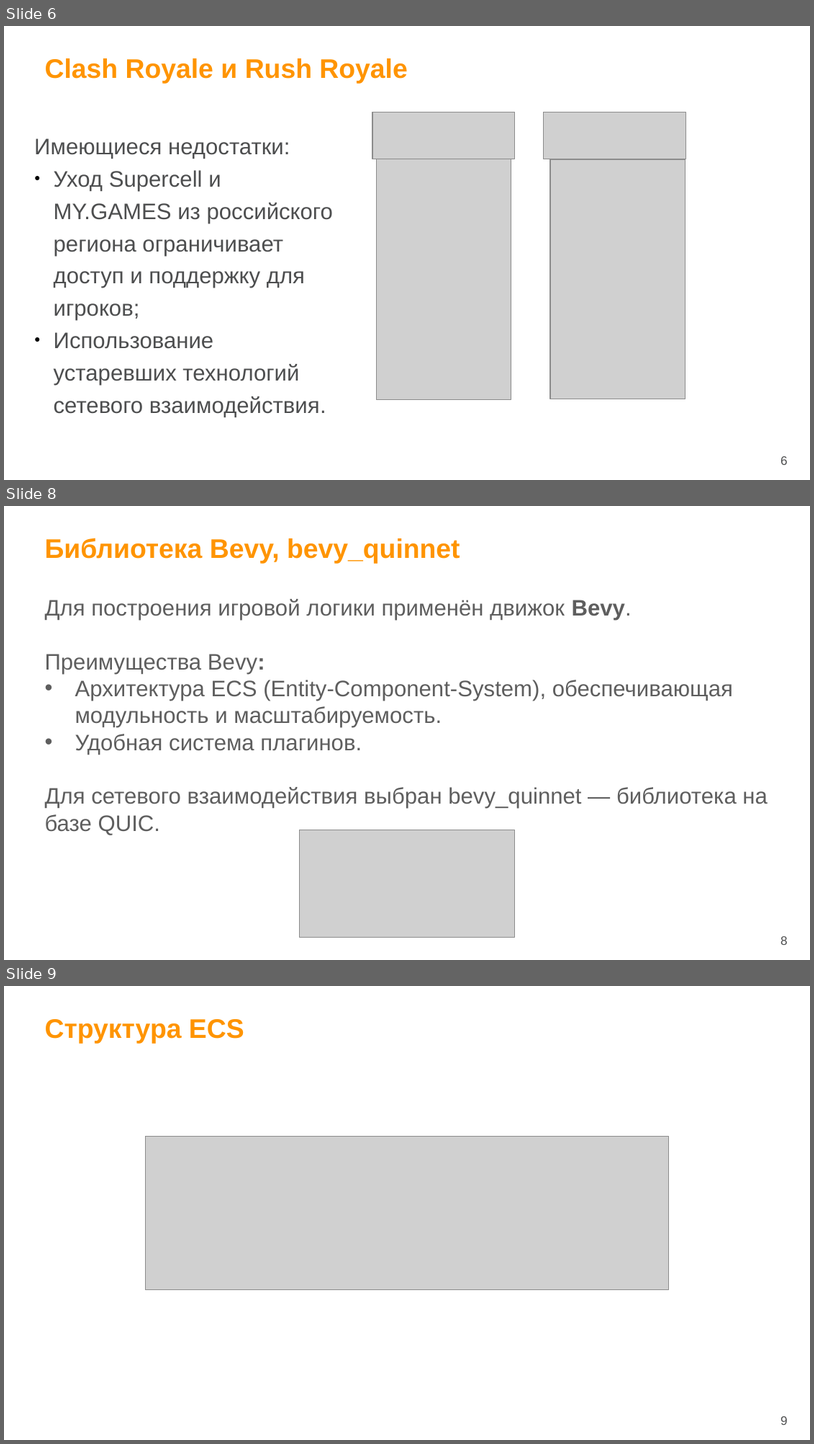
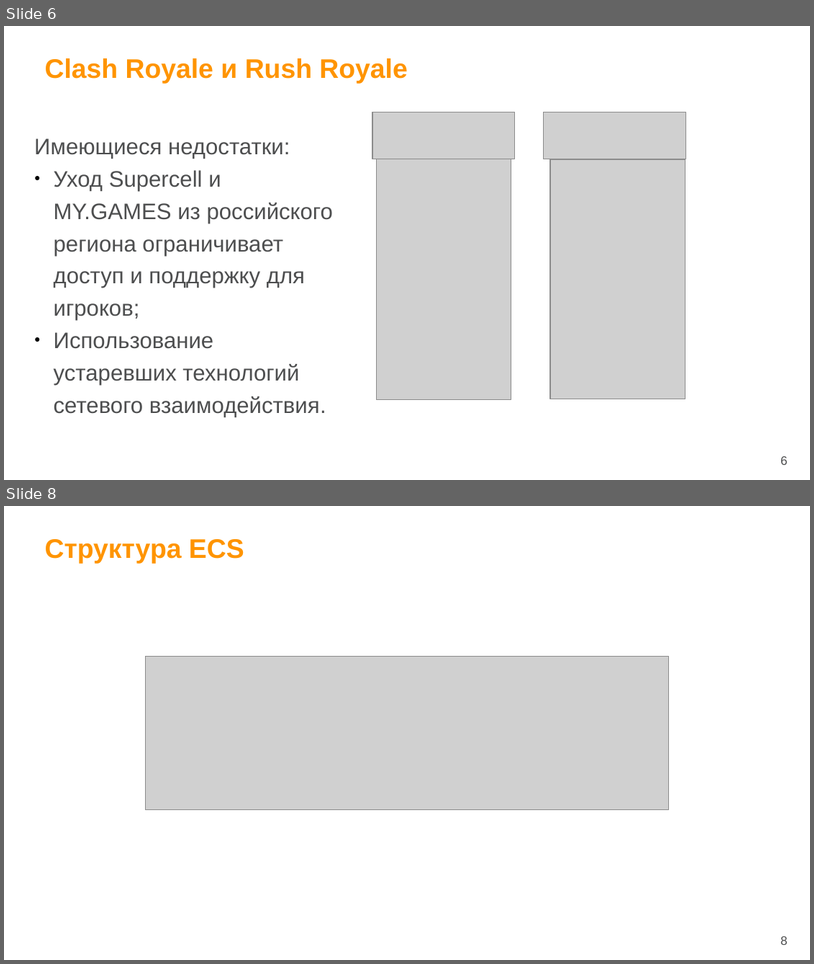
Before and after one commit to wemik2323/vkr, a slide deck: docs/Result/Презентация.pptx. Shown one above the other, each under a label of ours: slides 6, 8 and 9 before the commit, slides 6 and 8 after it; the slides between them are not shown. The pictures are 814x1444 and 814x964 pixels, drawn with LibreOffice and Linux fonts; fonts in the diff are those of the drawing; grey boxes stand for pictures; background and template pictures are left out. Boxes give left, top, right and bottom in pixels: in the first picture for what was removed or moved away, otherwise in the second. Text is boxed around its words. In the diff, an @@ line names an element or a change of style, - is before the commit and + after.

```diff
--- a/docs/Result/Презентация.pptx
+++ b/docs/Result/Презентация.pptx
@@ slide 8 removed at (4, 506, 810, 960), background #FFFFFF @@
@@ text removed at (45, 538, 460, 564) @@
-Библиотека Bevy, bevy_quinnet
@@ text removed at (45, 599, 768, 835) @@
-Для построения игровой логики применён движок Bevy.
-Преимущества Bevy:
-• Архитектура ECS (Entity-Component-System), обеспечивающая модульность и масштабируемость.
-• Удобная система плагинов.
-Для сетевого взаимодействия выбран bevy_quinnet — библиотека на базе QUIC.
@@ picture removed at (300, 829, 514, 937) @@
@@ page number removed at (781, 936, 788, 944) @@
-8
@@ what was slide 9 is now slide 8 @@
```
Also in this commit, not shown: 1 slide changed.
